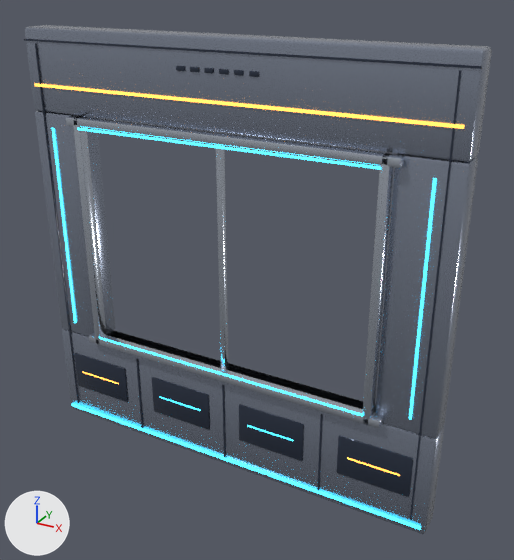
The glTF model assets/models/stations/wall_panel.glb: old version first, new version second.
One viewpoint serves both versions: a 50 mm lens placed at (2.26, -3.63, 3.36), pointed at (0.18, 0.15, 1.47). Every picture has the same lights, and +X, +Y and +Z are marked at lower left. The older version comes first.

In view in the first picture: 'wall_panel'.
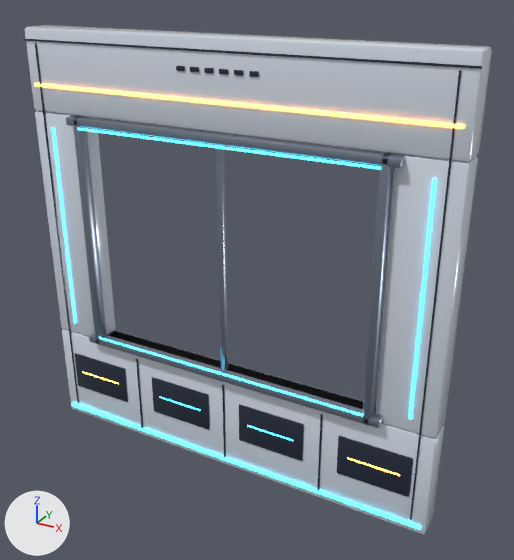
Diff of the bpy script that builds the scene:
```diff
--- a/assets/models/stations/wall_panel.glb.py
+++ b/assets/models/stations/wall_panel.glb.py
@@ mat_panel @@
 mat_panel = principled_material('Panel')
-mat_panel.base_color = (0.3, 0.34, 0.43)  # grey #959eaf
-mat_panel.metallic = 0.75
+mat_panel.base_color = (0.693, 0.761, 0.855)  # white #d9e2ee
 mat_panel.roughness = 0.22
@@ mat_trim @@
 mat_trim = principled_material('Trim')
-mat_trim.base_color = (0.62, 0.68, 0.78)  # pale blue #ced7e5
+mat_trim.base_color = (0.323, 0.381, 0.479)  # greyish blue #9aa6b8
 mat_trim.metallic = 0.95
@@ mat_gloworange @@
 mat_gloworange.emission_color = (1.0, 0.38, 0.06)  # orange #ffa645
-mat_gloworange.emission_strength = 2.4
+mat_gloworange.emission_strength = 7.0
```

Where the change shows, as pixel boxes [x1, y1, x2, y2] in the pictures (514 x 560 px):
'wall_panel', recoloured, surface changed (grey to white)
    both: [24, 25, 492, 534]
